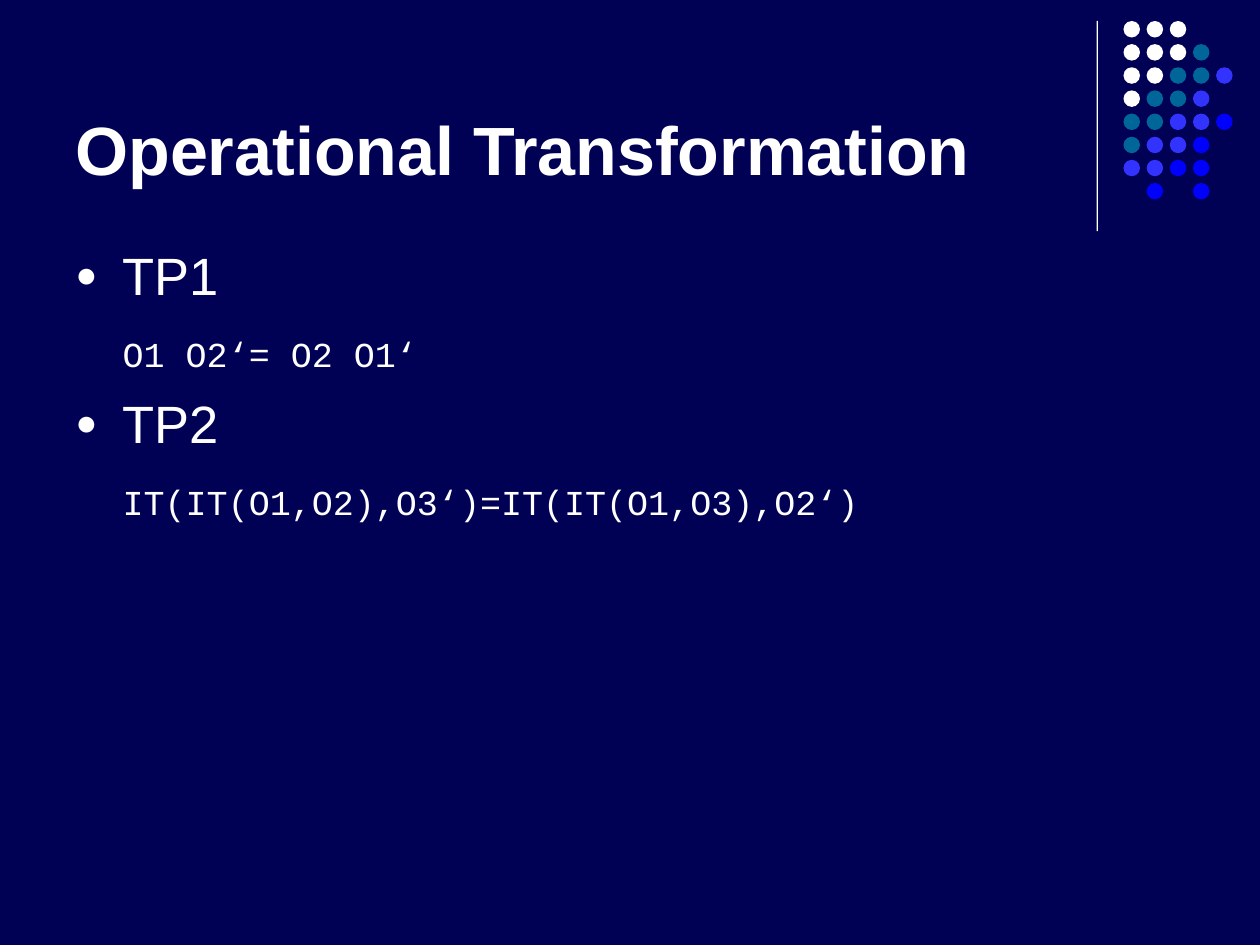
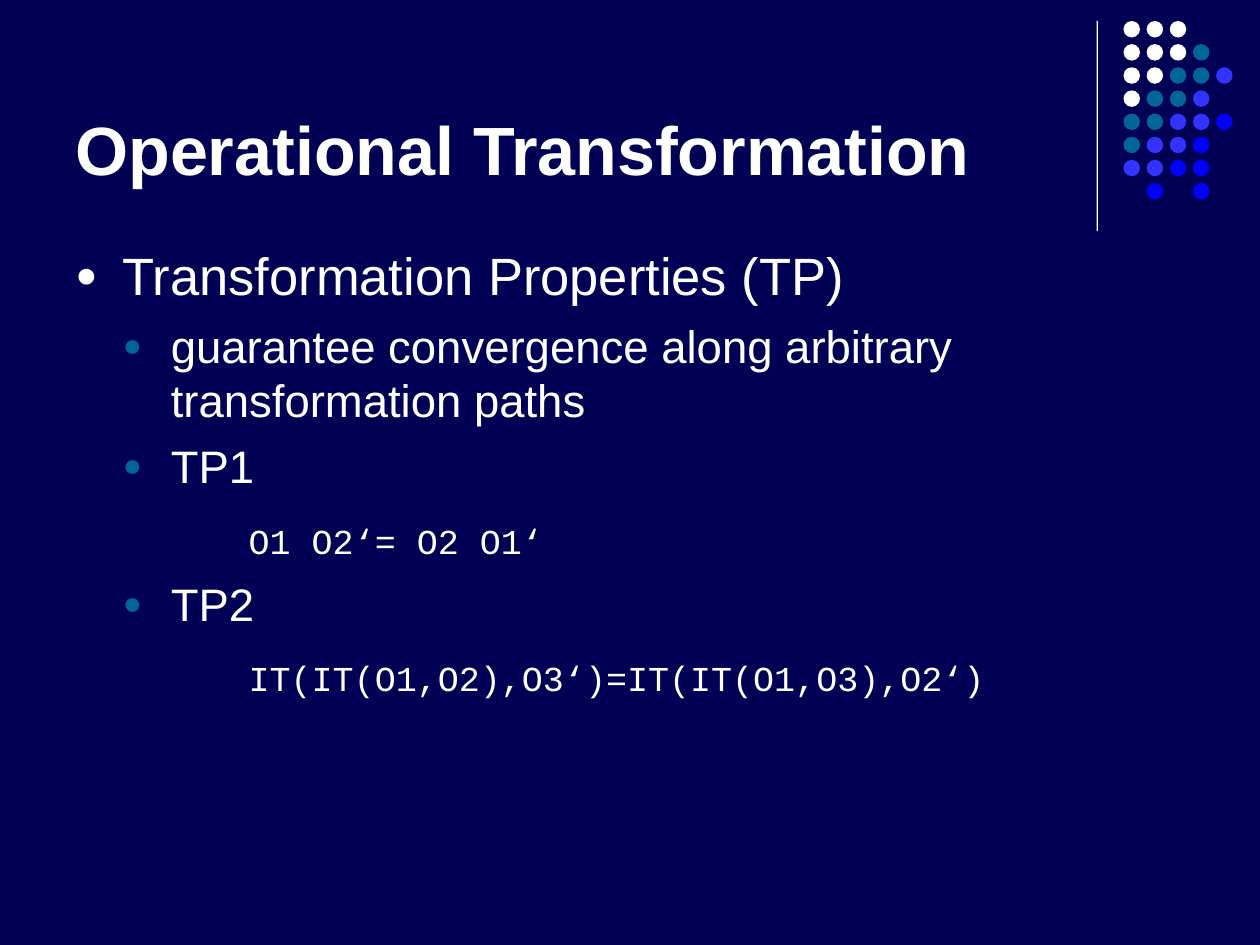
Before and after one commit to kyanha/ace, a slide deck: slide 8 of ace/trunk/doc/presentation/presentation.ppt. Drawn at 1260x945 pixels with LibreOffice and Linux fonts; fonts in the diff are those of the drawing. Boxes give left, top, right and bottom in pixels: in the first picture for what was removed or moved away, otherwise in the second. Text is boxed around its words. In the diff, an @@ line names an element or a change of style, - is before the commit and + after.

```diff
--- a/ace/trunk/doc/presentation/presentation.ppt
+++ b/ace/trunk/doc/presentation/presentation.ppt
@@ text at bbox=[123, 257, 952, 427]: paragraphs added @@
+● Transformation Properties (TP)
+  ● guarantee convergence along arbitrary transformation paths
@@ text at bbox=[171, 451, 254, 621]: size 30 to 26 pt in "TP1", "TP2"; list level 1 to 2 in "TP1"; bullet colour #FFFFFF to #006699; list level 1 to 2 in "TP2" @@
```
Also in this commit, not shown: 2 other slides changed, 6 slides added, 1 slide removed.
